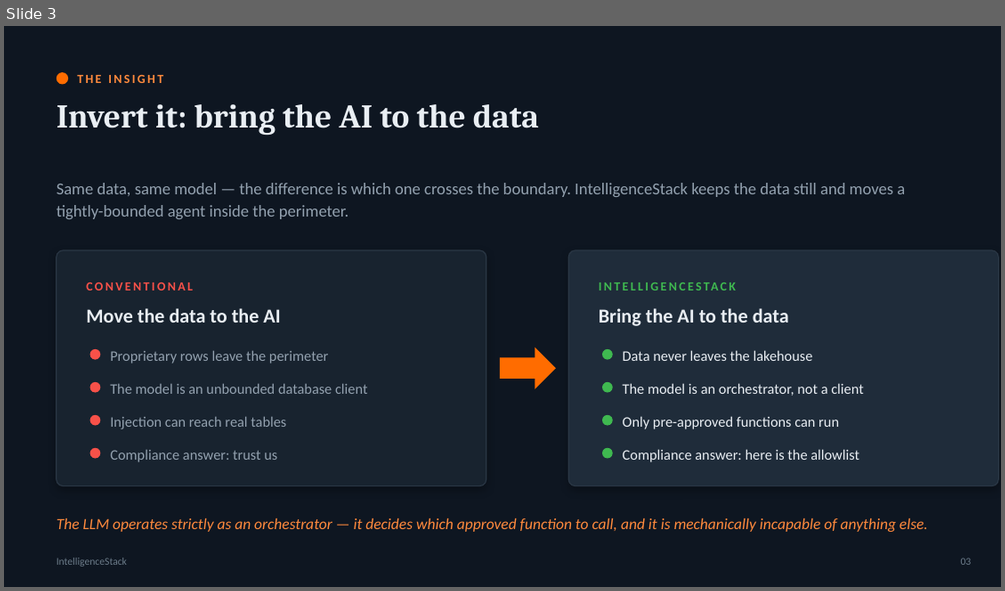
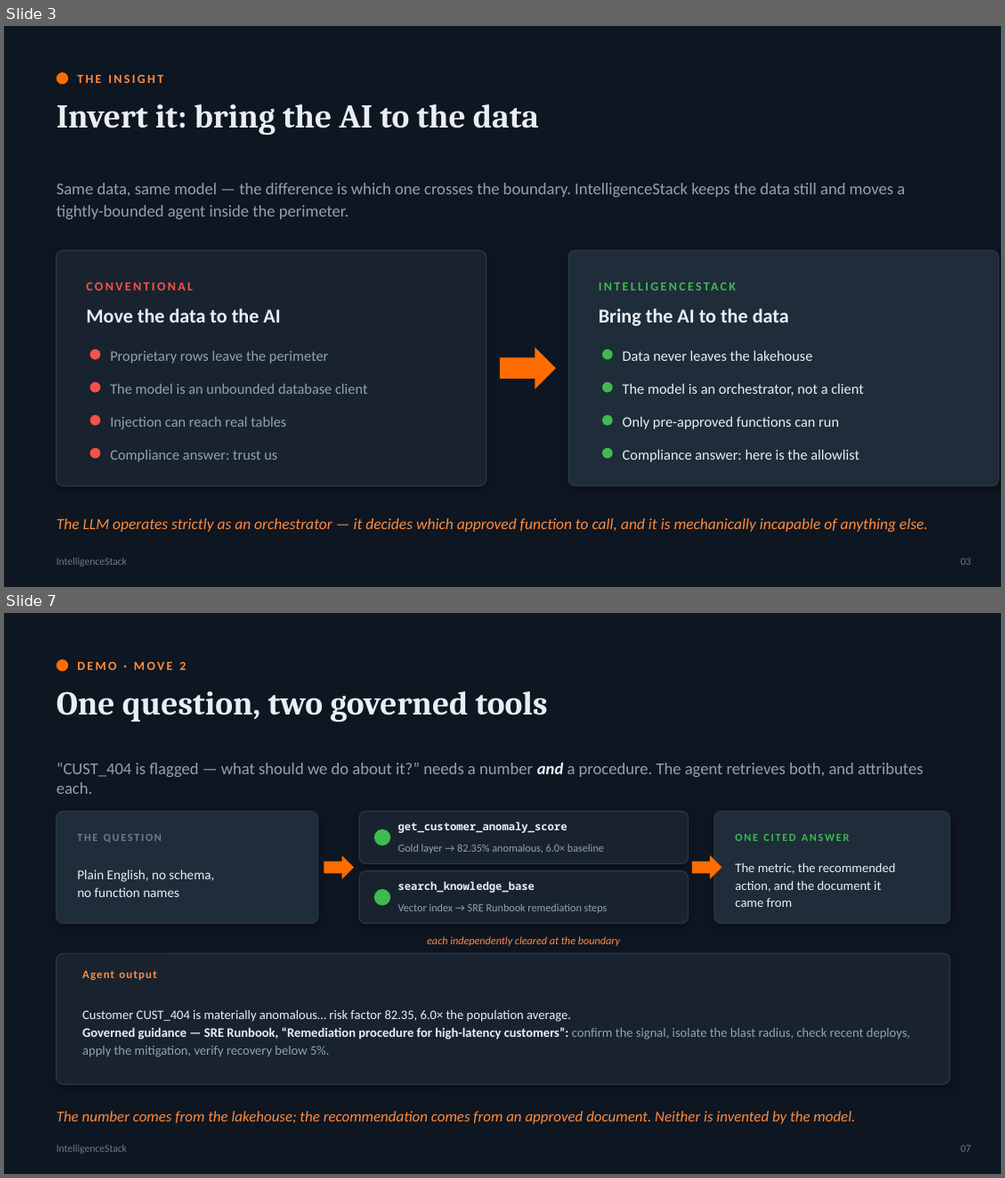
Before and after one commit to atharvvani464/IntelligenceStack, a slide deck: IntelligenceStack_Executive_Deck.pptx. Shown one above the other, each under a label of ours: slide 3 before the commit, slides 3 and 7 after it; the slides between them are not shown. The pictures are 1005x591 and 1005x1178 pixels, drawn with LibreOffice and Linux fonts; fonts in the diff are those of the drawing. Boxes give left, top, right and bottom in pixels: in the first picture for what was removed or moved away, otherwise in the second. Text is boxed around its words. In the diff, an @@ line names an element or a change of style, - is before the commit and + after.

```diff
--- a/IntelligenceStack_Executive_Deck.pptx
+++ b/IntelligenceStack_Executive_Deck.pptx
@@ slide 7 added at bbox=[4, 613, 1001, 1174], background #0E1621 @@
@@ ellipse added at bbox=[57, 659, 68, 672], fill #FF6C00 @@
@@ text added at bbox=[77, 662, 186, 670], 12 pt, text #FF8A3D, bold @@
+DEMO · MOVE 2
@@ text added at bbox=[57, 691, 548, 722], 32 pt, text #E9EEF3, bold @@
+One question, two governed tools
@@ text added at bbox=[57, 763, 922, 794], 16 pt, text #93A1AF @@
+“CUST_404 is flagged — what should we do about it?” needs a number and a procedure. The agent retrieves both, and attributes each.
@@ rounded rectangle added at bbox=[57, 811, 318, 924], fill #1F2C3A, outline #2A3745 1 pt @@
@@ rounded rectangle added at bbox=[359, 811, 688, 863], fill #18232F, outline #2A3745 1 pt @@
@@ text added at bbox=[398, 821, 567, 833], 10.5 pt, text #E9EEF3, bold @@
+get_customer_anomaly_score
@@ rounded rectangle added at bbox=[714, 811, 950, 924], fill #1F2C3A, outline #2A3745 1 pt @@
@@ text added at bbox=[77, 834, 162, 842], 10.5 pt, text #6C7C8A, bold @@
+THE QUESTION
@@ ellipse added at bbox=[374, 829, 390, 845], fill #3FB950 @@
@@ text added at bbox=[398, 844, 604, 853], 10.5 pt, text #93A1AF @@
+Gold layer → 82.35% anomalous, 6.0× baseline
@@ text added at bbox=[735, 834, 850, 841], 10.5 pt, text #3FB950, bold @@
+ONE CITED ANSWER
@@ text added at bbox=[77, 869, 214, 897], 13 pt, text #E9EEF3 @@
+Plain English, no schema,
+no function names
@@ right arrow added at bbox=[324, 855, 354, 879], fill #FF6C00 @@
@@ rounded rectangle added at bbox=[359, 871, 688, 924], fill #18232F, outline #2A3745 1 pt @@
@@ right arrow added at bbox=[692, 855, 722, 879], fill #FF6C00 @@
@@ text added at bbox=[735, 863, 896, 907], 12.5 pt, text #E9EEF3 @@
+The metric, the recommended
+action, and the document it
+came from
@@ ellipse added at bbox=[374, 889, 390, 906], fill #3FB950 @@
@@ text added at bbox=[398, 881, 534, 892], 10.5 pt, text #E9EEF3, bold @@
+search_knowledge_base
@@ text added at bbox=[398, 903, 607, 913], 10.5 pt, text #93A1AF @@
+Vector index → SRE Runbook remediation steps
@@ rounded rectangle added at bbox=[57, 953, 950, 1084], fill #18232F, outline #2A3745 1 pt @@
@@ text added at bbox=[427, 936, 620, 946], 10.5 pt, text #FF8A3D, italic @@
+each independently cleared at the boundary
@@ text added at bbox=[82, 970, 156, 980], 11 pt, text #FF8A3D, bold @@
+Agent output
@@ text added at bbox=[82, 1010, 910, 1057], 12.5 pt, text #E9EEF3 @@
+Customer CUST_404 is materially anomalous… risk factor 82.35, 6.0× the population average.
+Governed guidance — SRE Runbook, “Remediation procedure for high-latency customers”: confirm the signal, isolate the blast radius, check recent deploys, apply the mitigation, verify recovery below 5%.
@@ text added at bbox=[57, 1111, 855, 1124], 14.5 pt, text #FF8A3D, italic @@
+The number comes from the lakehouse; the recommendation comes from an approved document. Neither is invented by the model.
@@ text added at bbox=[57, 1144, 127, 1153], 10 pt, text #6C7C8A @@
+IntelligenceStack
@@ text added at bbox=[961, 1144, 971, 1151], 10 pt, text #6C7C8A @@
+07
```
Also in this commit, not shown: 7 slides changed, 1 other slide added, 1 slide removed, 1 other file.
